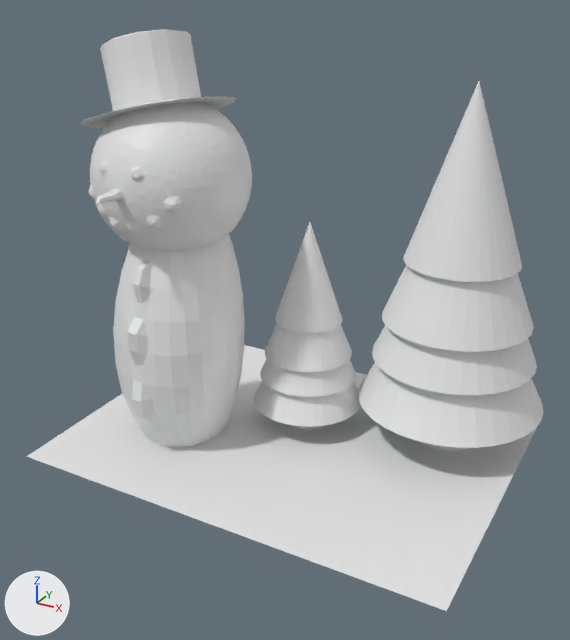
The OBJ model public/Snowman.obj: old version first, new version second.
Rendered twice from a 50 mm lens placed at (3.6, -12.17, 3.0), pointed at (-2.14, -1.74, -2.21). The lights are fixed; the arrows at lower left show +X, +Y and +Z. Where no turn or scale is listed for an object, it has been applied to the vertices.

The scene before the commit, as lines of its bpy script (objects in view):
```python
me_ель1_конус_002 = bpy.data.meshes.new('Ель1_Конус.002')
me_ель1_конус_002.from_pydata(...)  # 196 vertices, 166 faces; spans x -3.2..-1.2, y -1.77..0.23, z -4.67..-0.79
me_ель2_конус_004 = bpy.data.meshes.new('Ель2_Конус.004')
me_ель2_конус_004.from_pydata(...)  # 196 vertices, 166 faces; spans x -1.4..1.82, y -1.59..1.63, z -4.72..1.54
me_плоскость = bpy.data.meshes.new('Плоскость')
me_плоскость.from_pydata(...)  # 4 vertices, 1 face; spans x -5.84..1.63, y -4.23..1.37, z -4.6
me_снеговик_сфера = bpy.data.meshes.new('Снеговик_Сфера')
me_снеговик_сфера.from_pydata(...)  # 1271 vertices, 2197 faces; spans x -5.58..-2.77, y -3.79..-0.61, z -5.2..2.24
ob_ель1_конус_002 = bpy.data.objects.new('Ель1_Конус.002', me_ель1_конус_002)
ob_ель1_конус_002.location = (0.0, 0.0, 0.0)
ob_ель2_конус_004 = bpy.data.objects.new('Ель2_Конус.004', me_ель2_конус_004)
ob_ель2_конус_004.location = (0.0, 0.0, 0.0)
ob_плоскость = bpy.data.objects.new('Плоскость', me_плоскость)
ob_плоскость.location = (0.0, 0.0, 0.0)
ob_снеговик_сфера = bpy.data.objects.new('Снеговик_Сфера', me_снеговик_сфера)
ob_снеговик_сфера.location = (0.0, 0.0, 0.0)
```
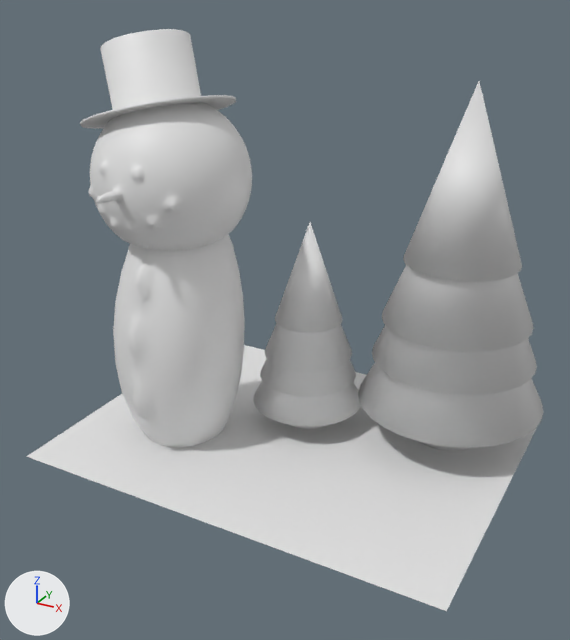
The edits, one by one:
me_ель1_конус_002 has 196 vertices, 166 faces and spans x -3.2..-1.2, y -1.77..0.23, z -4.67..-0.79.
me_ель1_конус_002 is used by ob_ель1_конус_002; location (0.0, 0.0, 0.0).
me_ель1_конус_002 part 1: the surface is now shaded smooth.
me_ель2_конус_004 has 196 vertices, 166 faces and spans x -1.4..1.82, y -1.59..1.63, z -4.72..1.54.
me_ель2_конус_004 is used by ob_ель2_конус_004; location (0.0, 0.0, 0.0).
me_ель2_конус_004 part 2: the surface is now shaded smooth.
me_снеговик_сфера is used by ob_снеговик_сфера; location (0.0, 0.0, 0.0).
me_снеговик_сфера had 1271 vertices, 2197 faces and spanned x -5.58..-2.77, y -3.79..-0.61, z -5.2..2.24.
me_снеговик_сфера now has 3043 vertices, 5160 faces and spans x -5.58..-2.76, y -3.79..-0.61, z -5.2..2.23.
me_снеговик_сфера part 3: 7 vertices moved within x -5.25..-3.48, y -3.32..-2.11, z -1.03..1.06; 1049 vertices removed from x -5.58..-2.77, y -3.79..-0.61, z -5.2..2.24; 2821 vertices added at x -5.58..-2.76, y -3.79..-0.61, z -5.2..2.23.

Where the change shows, as pixel boxes (x1, y1, x2, y2) in the pictures (570 x 640 px):
'Ель2_Конус.004', surface changed (white to grey): (358, 84, 544, 451) in both
'Ель1_Конус.002', surface changed: (253, 226, 361, 430) in both
part 3 of me_снеговик_сфера, built on: (80, 29, 247, 403) in both
